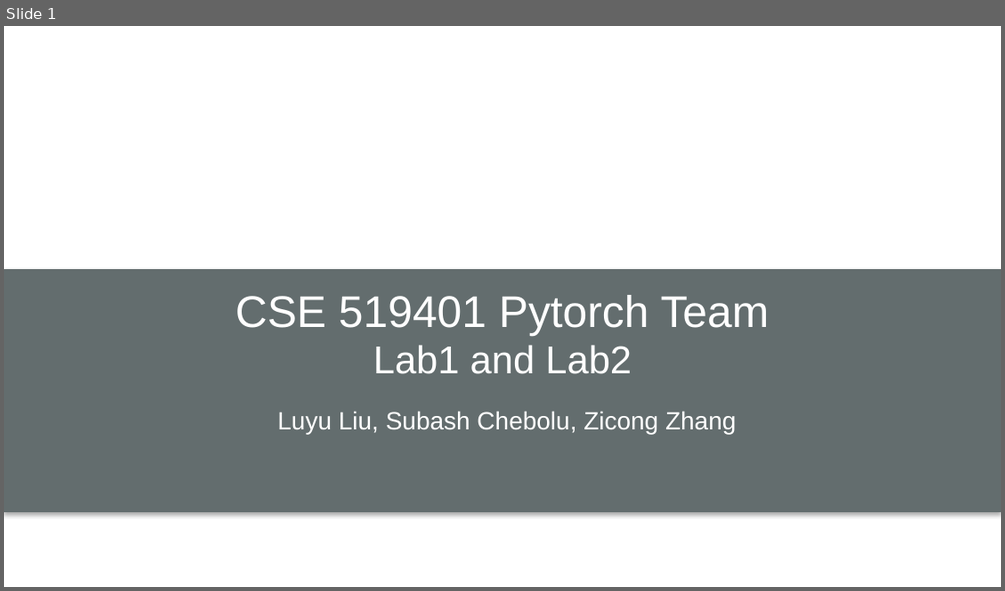
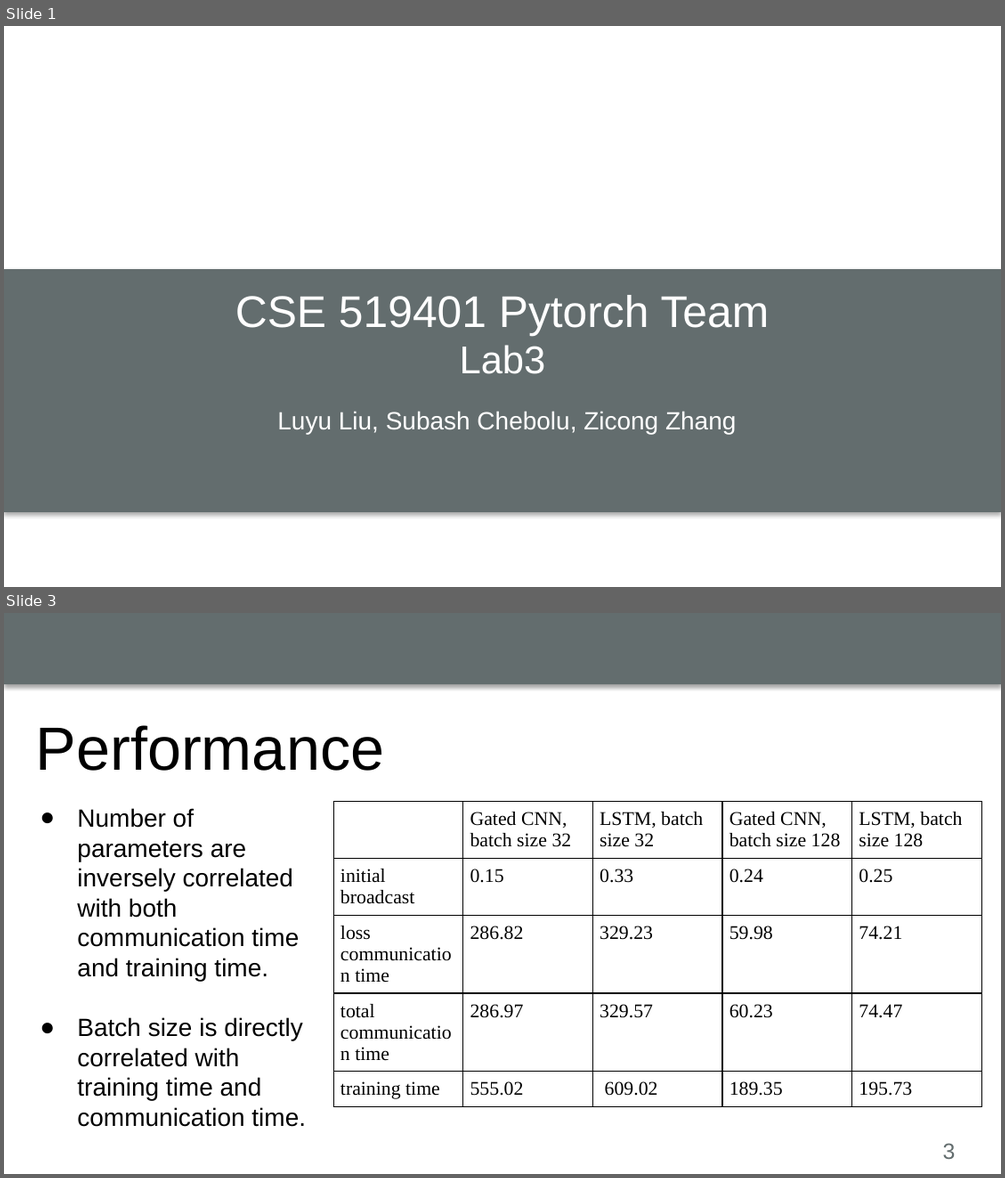
Before and after one commit to luyuliu/CSE-5194, a slide deck: labs/lab3/lab3_present.pptx. Shown one above the other, each under a label of ours: slide 1 before the commit, slides 1 and 3 after it; the slides between them are not shown. The pictures are 1005x591 and 1005x1178 pixels, drawn with LibreOffice and Linux fonts; fonts in the diff are those of the drawing; background and template pictures are left out. Boxes give left, top, right and bottom in pixels: in the first picture for what was removed or moved away, otherwise in the second. Text is boxed around its words. In the diff, an @@ line names an element or a change of style, - is before the commit and + after.

```diff
--- a/labs/lab3/lab3_present.pptx
+++ b/labs/lab3/lab3_present.pptx
@@ slide 3 added at <box>4,613,1001,1174</box>, background #FFFFFF @@
@@ rectangle added at <box>4,613,1001,685</box>, fill #636D6E @@
@@ title added at <box>36,725,385,771</box>, 44 pt, text #000000 @@
+Performance
@@ text added at <box>77,808,306,1127</box>, 18 pt, text #000000 @@
+● Number of parameters are inversely correlated with both communication time and training time.
+● Batch size is directly correlated with training time and communication time.
@@ table added at <box>334,802,982,1128</box>, 5 rows, 5 columns @@
+ | Gated CNN, batch size 32 | LSTM, batch size 32 | Gated CNN, / batch size 128 | LSTM, batch size 128
+initial broadcast | 0.15 | 0.33 | 0.24 | 0.25
+loss communication time | 286.82 | 329.23 | 59.98 | 74.21
+total communication time | 286.97 | 329.57 | 60.23 | 74.47
+training time | 555.02 | 609.02 | 189.35 | 195.73
@@ page number added at <box>943,1143,955,1159</box>, 16 pt, text #636D6E @@
+3
@@ slide 1 changed as well @@
@@ text at <box>460,345,546,374</box>: text changed @@
-Lab1 and Lab2
+Lab3
```
Also in this commit, not shown: 3 other slides added, 4 slides removed.
